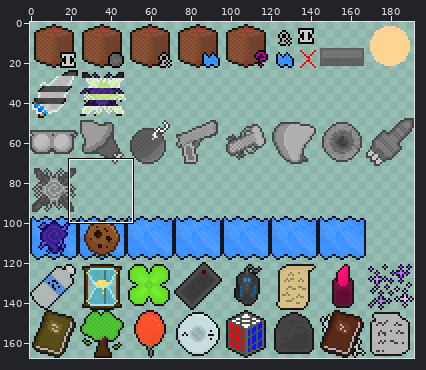
One commit to this sprite sheet: SMS_crtSheet.png. The picture above shows the old version from afar; the outline marks the close-up.
Close-up. Before the edit:
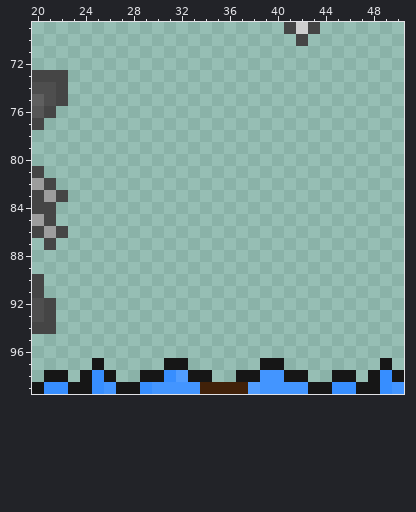
The file is 384x336 pixels, drawn in blocks of 2x2; one block is one cell here. Colours within 5 levels of each other are drawn and written as one. Shown: x 20..50, y 69..99.
The result:
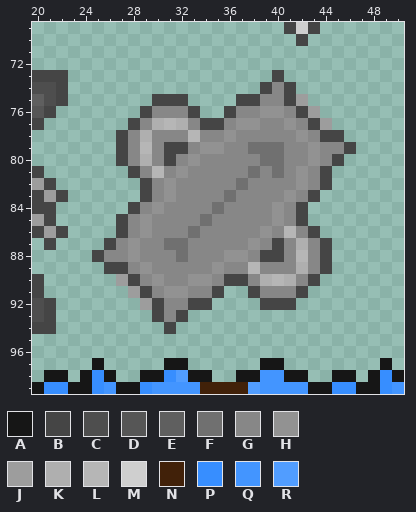
Palette (. is transparent): A #161616  B #454545  C #4e4e4e  D #565656  E #5f5f5f  F #707070  G #878787  H #929292  J #9d9d9d  K #afafaf  L #b6b6b6  M #cfcfcf  N #412109  P #378eff  Q #4395ff  R #519dff
Changes in this commit:
Changed rows in their new state; - is an unchanged pixel.
first column x 25:
 73 ---------------B------
 74 --------------BGB-----
 75 -----BBB----BBGGBJ----
 76 ----BGGGB--BGGHHGBJ---
 77 ---BGKLKGBBGHHGGHGBJ--
 78 --BGKGGGLGGHGGGGGHGBB-
 79 --BGLGBBGHHGGFFFGGHGGB
 80 --BGKGBGHGGGGGFFGGHGB-
 81 ---BGLGHGGGGGFGFGHGB--
 82 ----BGHGGGGGFGGGGHGB--
 83 ----BGHGGGGFGGGGHGB---
 84 ---BGHGGGGFGGGGHGB----
 85 --BGHGGGGFGGGGGHGB----
 86 --BGHGGGFGGGGGHGLGB---
 87 -BGHGGFFGGGGGHGBGKGB--
 88 BGGHGGGFGGGHHGBBGLGB--
 89 -BBGHGGGGGHGGLGGGKGB--
 90 --JBGHGGHHGBBGKLKGB---
 91 ---JBGHHGGB--BGGGB----
 92 ----JBGGBB----BBB-----
 93 -----BGB--------------
 94 ------B---------------
Where, in picture pixels (left, top, right, bottom), the same in both close-ups:
added: (92, 70, 356, 334)
